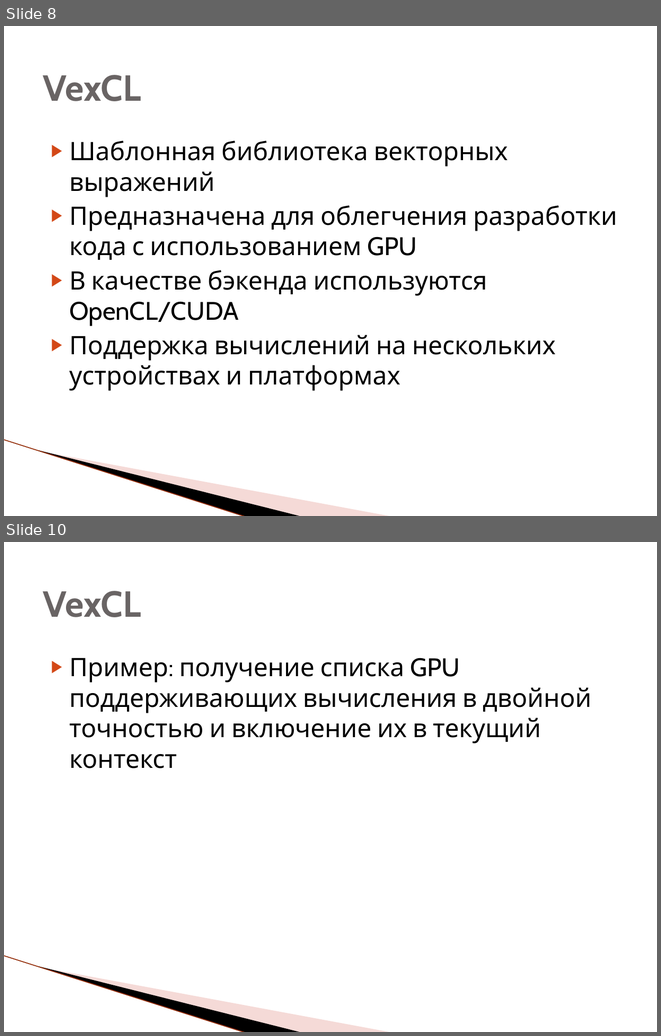
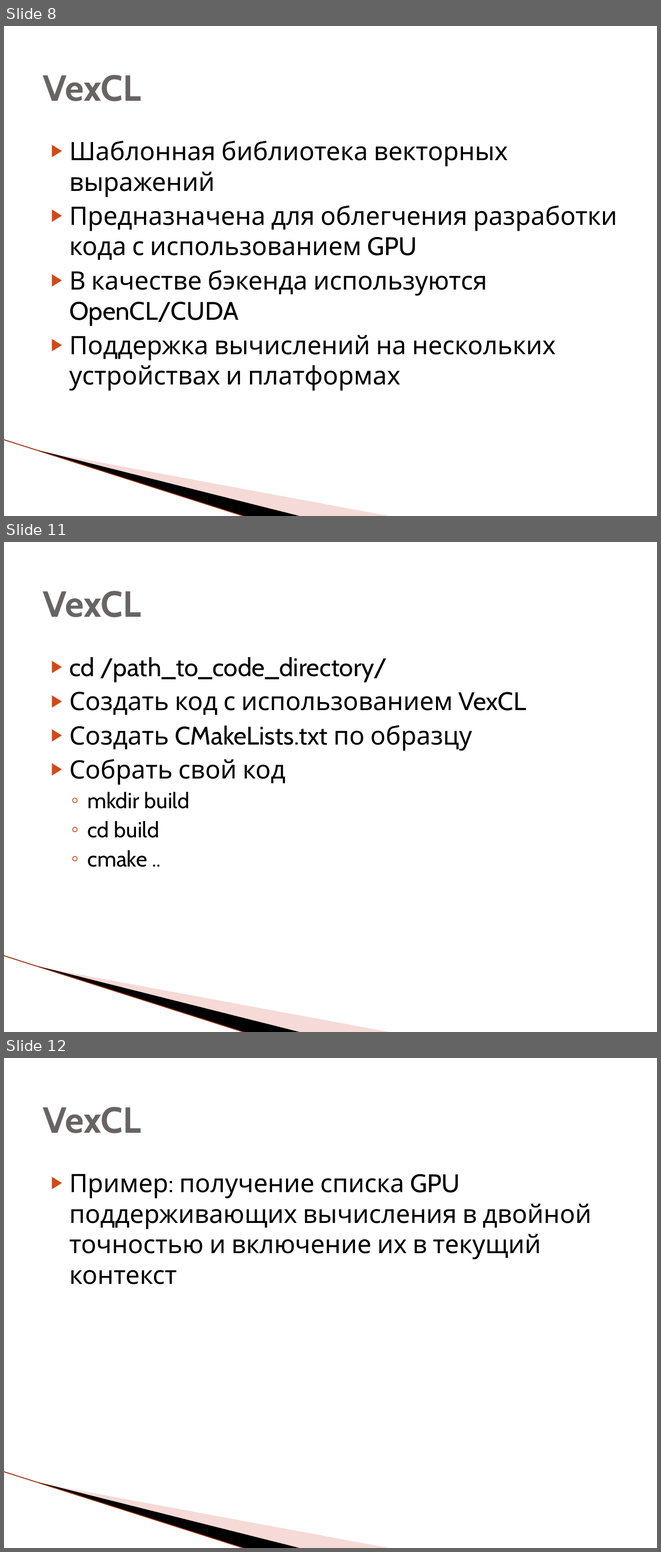
Before and after one commit to HPC-lab-ITIS/OpenCL, a slide deck: materials/lec_3/lec_3.pptx. Shown one above the other, each under a label of ours: slides 8 and 10 before the commit, slides 8, 11 and 12 after it; the slides between them are not shown. The pictures are 661x1036 and 661x1552 pixels, drawn with LibreOffice and Linux fonts; fonts in the diff are those of the drawing; background and template pictures are left out. Boxes give left, top, right and bottom in pixels: in the first picture for what was removed or moved away, otherwise in the second. Text is boxed around its words. In the diff, an @@ line names an element or a change of style, - is before the commit and + after.

```diff
--- a/materials/lec_3/lec_3.pptx
+++ b/materials/lec_3/lec_3.pptx
@@ slide 11 added at box(4, 542, 657, 1032), background picture (left out); not listed: 3 template elements that a slide beside it also shows @@
@@ title added at box(43, 591, 141, 617), 40 pt, text #696464, bold @@
+VexCL
@@ text added at box(69, 657, 527, 867), 28 pt, text #000000 @@
+▶ cd /path_to_code_directory/
+▶ Создать код с использованием VexCL
+▶ Создать CMakeLists.txt по образцу
+▶ Собрать свой код
+  ◦ mkdir build
+  ◦ cd build
+  ◦ cmake ..
@@ what was slide 10 is now slide 12 @@
```
Also in this commit, not shown: 1 slide changed, 1 other slide added, 1 other file.
